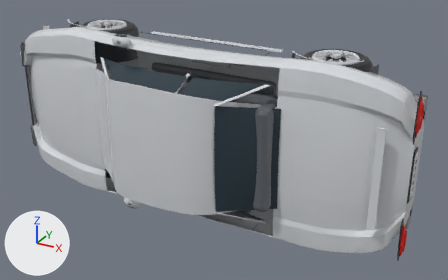
The OBJ model assets/gr86_blender_mesh.obj as it was, and as the next commit left it.
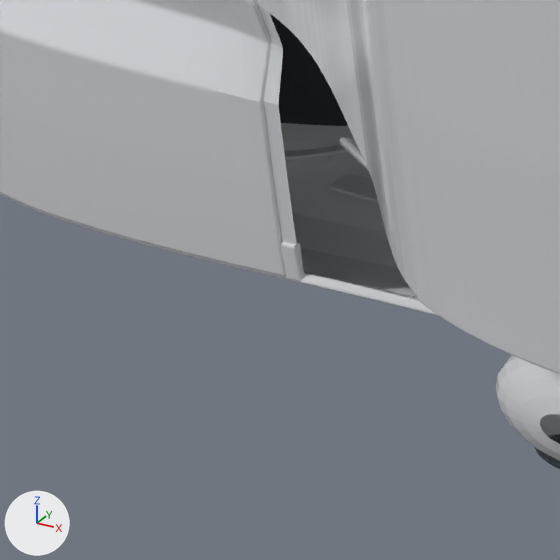
The first picture shows the older version from a 50 mm lens placed at (3.0, -5.53, 2.37), pointed at (0.27, -0.57, -0.11). The close-ups show the older and then the newer version on the part from 18% to 29% of the width and 60% to 77% of the height of that picture. Only the edits that show in the close-ups are written down. The axes (+X, +Y, +Z) are drawn at lower left. The lights are the same throughout. Where no turn or scale is listed for an object, it has been applied to the vertices.

The older version as bpy lines, for what is in view:
```python
me_front_fender_vent__1 = bpy.data.meshes.new('Front_Fender_Vent_-1')
me_front_fender_vent__1.from_pydata(...)  # 44 vertices, 42 faces; spans x -1.0825..-0.9775, y -0.751..-0.719, z -0.852..-0.848
me_front_fender_vent__1.materials.append(mat_graphite_alloy)  # light grey #d7dade
me_mirror__1 = bpy.data.meshes.new('Mirror_-1')
me_mirror__1.from_pydata(...)  # 266 vertices, 240 faces; spans x -0.73..-0.52, y -0.995..-0.901, z -0.928..-0.808
me_mirror__1.materials.append(mat_pearl_white)  # light grey #d7dade
me_wheelhouse_liner_front_r = bpy.data.meshes.new('Wheelhouse_Liner_Front_R')
me_wheelhouse_liner_front_r.from_pydata(...)  # 82 vertices, 40 faces; spans x -1.679..-0.896, y -0.729..-0.337, z -0.82..-0.51
me_wheelhouse_liner_front_r.materials.append(mat_wheelwell_liner)  # dark grey #2f343a
ob_front_fender_vent__1 = bpy.data.objects.new('Front_Fender_Vent_-1', me_front_fender_vent__1)
ob_front_fender_vent__1.location = (0.0, 0.0, 0.0)
ob_mirror__1 = bpy.data.objects.new('Mirror_-1', me_mirror__1)
ob_mirror__1.location = (0.0, 0.0, 0.0)
ob_wheelhouse_liner_front_r = bpy.data.objects.new('Wheelhouse_Liner_Front_R', me_wheelhouse_liner_front_r)
ob_wheelhouse_liner_front_r.location = (0.0, 0.0, 0.0)
# also in view: 'Body_Shell' at (0.0, -0.8, 0.0); 'Front_Fender_R' at (-1.28, -0.64, -0.71); 'Hood_Panel' at (-1.39, -0.9, 0.0); 'Roof_Panel' at (-0.01, -1.26, 0.0)
```
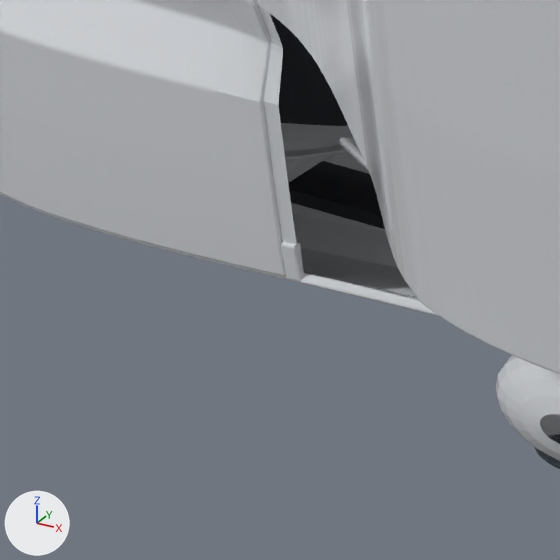
The change, as a list of edits to the scene's bpy script:
```text
Add me_fender_garnish_base__1:
    me_fender_garnish_base__1.from_pydata(...)  # a box spanning x -1.125..-0.945, y -0.766..-0.704, z -0.867..-0.853
    me_fender_garnish_base__1.materials.append(mat_tire_rubber)  # black #24272a
Remove ob_front_fender_vent__1:
    ob_front_fender_vent__1 = bpy.data.objects.new('Front_Fender_Vent_-1', me_front_fender_vent__1)
    ob_front_fender_vent__1.location = (0.0, 0.0, 0.0)
Add ob_fender_garnish_base__1:
    ob_fender_garnish_base__1 = bpy.data.objects.new('Fender_Garnish_Base_-1', me_fender_garnish_base__1)
    ob_fender_garnish_base__1.location = (0.0, 0.0, 0.0)
```

Location of each change, (x1, y1, x2, y2) in pixels of the close-ups (560 x 560 px):
'Fender_Garnish_Base_-1', added (black)
    after: (288, 161, 385, 229)
'Front_Fender_Vent_-1', deleted
    before: (328, 174, 378, 203)
